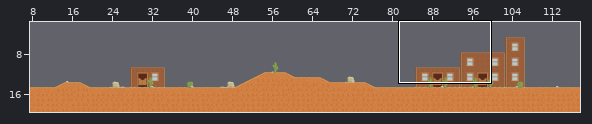
A Tiled map gets an edit: assets/gfx/game/levels/wildwest1.tmx. Above: a wide view before the commit, with the close-up outlined.
Close-up. First the earlier version:
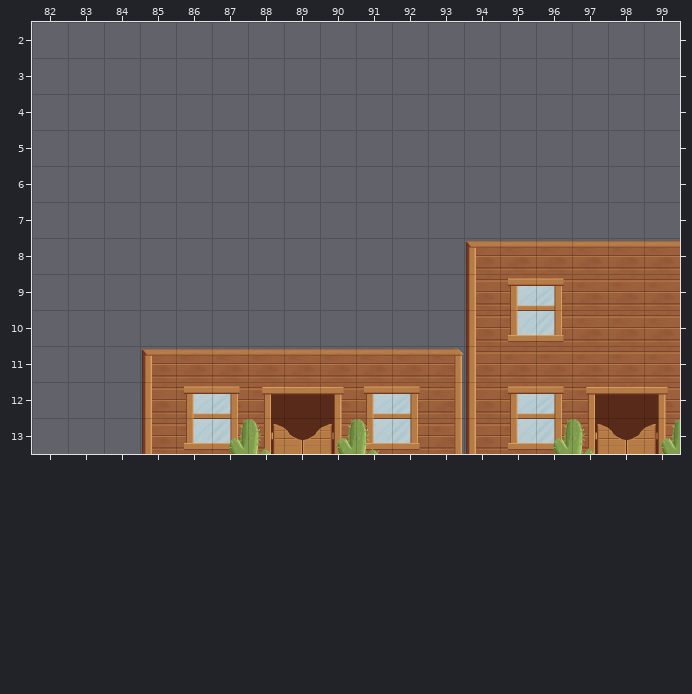
Cells are 64x64 px. Shown: x 82..99, y 2..13. The commit also changed other parts of the map, which this record leaves out.
New version:
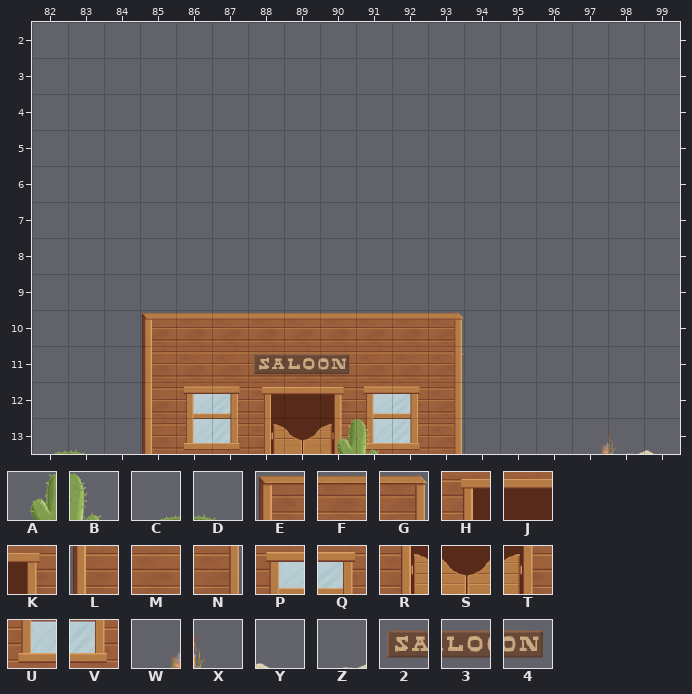
Key: from "ground": A 5, B 6, C 7, D 8, E 68, F 69, G 70, H 74, J 75, K 76, L 84, M 85, N 86, P 87, Q 88, R 90, S 91, T 92, U 103, V 104; from "ground2": W 11, X 12, Y 14 flipped left-right, Z 15 flipped left-right, 2 321, 3 322, 4 323.
_ is an empty cell.
Difference:
Layer "Objects":
The author cleared tile E in row 8 at x 94.
The author cleared tile F in row 8 at x 95 to 99.
The author cleared tile H in row 12 at x 97.
The author cleared tile J in row 12 at x 98.
The author cleared tile K in row 12 at x 99.
The author cleared tile L in rows 9 to 13 at x 94.
The author cleared tile M in rows 9 to 10 at x 97 to 99; in row 11 at x 95 to 99.
The author cleared tile P in row 9 at x 95; in row 12 at x 95.
The author cleared tile Q in row 9 at x 96; in row 12 at x 96.
The author cleared tile R in row 13 at x 97.
The author cleared tile S in row 13 at x 98.
The author cleared tile T in row 13 at x 99.
The author cleared tile U in row 10 at x 95; in row 13 at x 95.
The author cleared tile V in row 10 at x 96; in row 13 at x 96.
Layer "Obstacles":
The edit adds tile E in row 10 at x 85.
The edit adds tile F in row 10 at x 86 to 92.
The edit adds tile G in row 10 at x 93.
The edit adds tile L in row 11 at x 85.
The edit adds tile M in row 11 at x 86 to 92.
The edit adds tile N in row 11 at x 93.
Layer "Decorations #Back":
The edit adds tile 2 in row 11 at x 88.
The edit adds tile 3 in row 11 at x 89.
The edit adds tile 4 in row 11 at x 90.
The edit adds tile Y in row 13 at x 99.
The edit adds tile Z in row 13 at x 98.
Layer "Decorations #Middle":
The edit adds tile W in row 13 at x 97.
The edit adds tile X in row 13 at x 98.
Layer "Decorations":
The edit adds tile C in row 13 at x 82.
The edit adds tile D in row 13 at x 83.
The author cleared tile A in row 13 at x 87, 96 and 99.
The author cleared tile B in row 13 at x 88 and 97.
Changed places in both close-ups, as pixel boxes (x1, y1, x2, y2):
changed: (140, 241, 680, 454)
added: (54, 449, 85, 454)
